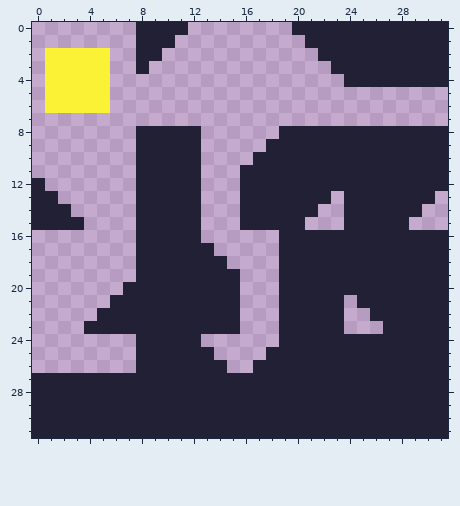
Two states of a pixel-art file, resources/images/wall.aseprite. The first picture shows the starting point.
32x32 pixels, 1 frame.
After the commit:
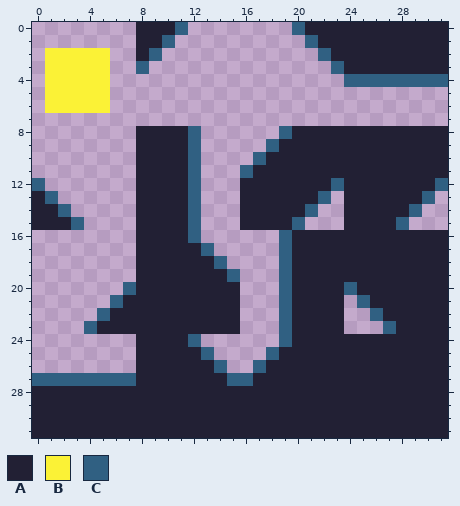
Palette (. is transparent): A #222034  B #fbf236  C #306082
Edits made:
y 0: x 11 A -> C; x 20 A -> C
y 1: x 10 A -> C; x 21 A -> C
y 2: x 9 A -> C; x 22 A -> C
y 3: x 8 A -> C; x 23 A -> C
y 4: x 24..31 AAAAAAAA -> CCCCCCCC
y 8: x 12 A -> C; x 19 A -> C
y 9: x 12 A -> C; x 18 A -> C
y 10: x 12 A -> C; x 17 A -> C
y 11: x 12 A -> C; x 16 A -> C
y 12: x 0 A -> C; x 12 A -> C; x 23 A -> C; x 31 A -> C
y 13: x 1 A -> C; x 12 A -> C; x 22 A -> C; x 30 A -> C
y 14: x 2 A -> C; x 12 A -> C; x 21 A -> C; x 29 A -> C
y 15: x 3 A -> C; x 12 A -> C; x 20 A -> C; x 28 A -> C
y 16: x 12 A -> C; x 19 A -> C
y 17: x 13 A -> C; x 19 A -> C
y 18: x 14 A -> C; x 19 A -> C
y 19: x 15 A -> C; x 19 A -> C
y 20: x 7 A -> C; x 19 A -> C; x 24 A -> C
y 21: x 6 A -> C; x 19 A -> C; x 25 A -> C
y 22: x 5 A -> C; x 19 A -> C; x 26 A -> C
y 23: x 4 A -> C; x 19 A -> C; x 27 A -> C
y 24: x 12 A -> C; x 19 A -> C
y 25: x 13 A -> C; x 18 A -> C
y 26: x 14 A -> C; x 17 A -> C
y 27: x 0..7 AAAAAAAA -> CCCCCCCC; x 15..16 AA -> CC
Pixel boxes of the changes (left, top, right, bottom) in both pictures:
changed: (136, 22, 188, 74)
changed: (188, 22, 448, 386)
changed: (32, 178, 136, 334)
changed: (32, 373, 136, 386)
